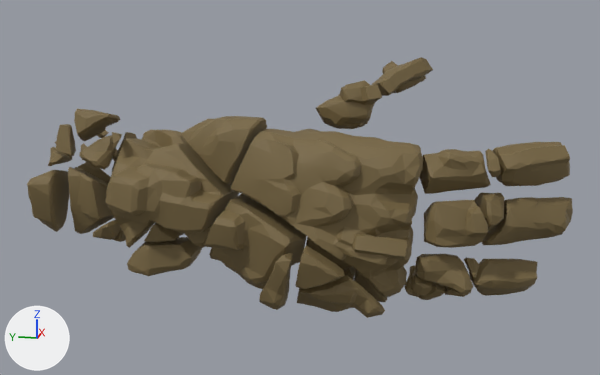
Renders of the FBX model cairn_unity/Assets/sally_hands2/sallyhands_002_left.fbx from each side of a commit.
The view is the same before and after, from a 50 mm lens placed at (-2.542, -0.34, 0.702), pointed at (0.001, 0.169, 0.066). Every picture has the same lights, and +X, +Y and +Z are marked at lower left. Where no turn or scale is listed for an object, it has been applied to the vertices.
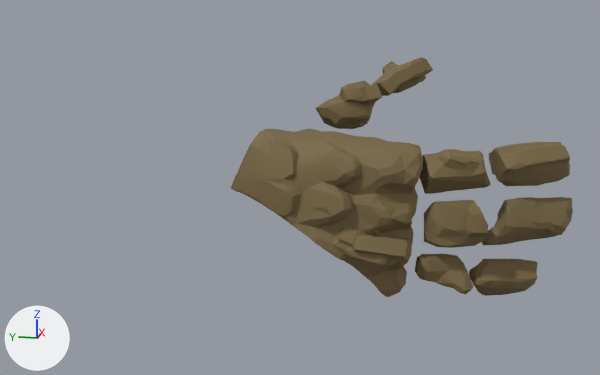
Location of each change, (x1, y1, x2, y2) in pixels of the pictures (600 x 375 px):
'sally-hands-002-left.011', deleted (brown)
    before: (106, 130, 240, 248)
'sally-hands-002-left.001', deleted (brown)
    before: (205, 194, 306, 289)
'sally-hands-002-left.003', deleted (brown)
    before: (181, 116, 267, 184)
'sally-hands-002-left.014', deleted (brown)
    before: (68, 162, 114, 234)
'sally-hands-002-left.009', deleted (brown)
    before: (297, 275, 385, 318)
'sally-hands-002-left.012', deleted (brown)
    before: (127, 237, 202, 276)
'sally-hands-002-left.016', deleted (brown)
    before: (27, 170, 69, 232)
'sally-hands-002-left.008', deleted (brown)
    before: (295, 245, 345, 289)
'sally-hands-002-left.010', deleted (brown)
    before: (259, 253, 293, 310)
'sally-hands-002-left.015', deleted (brown)
    before: (74, 109, 120, 141)
'sally-hands-002-left.005', deleted (brown)
    before: (79, 135, 116, 170)
'sally-hands-002-left.004', deleted (brown)
    before: (474, 193, 504, 231)
'sally-hands-002-left.017', deleted (brown)
    before: (54, 124, 76, 156)
'sally-hands-002-left.021', deleted (brown)
    before: (144, 223, 184, 242)
'sally-hands-002-left.007', deleted
    before: (354, 269, 388, 302)
'sally-hands-002-left.019', deleted
    before: (419, 281, 471, 300)
'sally-hands-002-left.023', deleted
    before: (93, 220, 121, 240)
'sally-hands-002-left.002', deleted
    before: (306, 237, 352, 271)
'sally-hands-002-left.025', deleted
    before: (485, 149, 501, 177)
'sally-hands-002-left.027', deleted
    before: (48, 147, 72, 166)
'sally-hands-002-left.031', deleted
    before: (464, 257, 480, 278)
'sally-hands-002-left.026', deleted
    before: (405, 266, 419, 297)
'sally-hands-002-left.020', deleted
    before: (112, 132, 137, 172)
'sally-hands-002-left.029', deleted
    before: (112, 132, 122, 148)
'sally-hands-002-left.006', deleted
    before: (344, 266, 356, 279)
'sally-hands-002-left.022', deleted
    before: (112, 229, 126, 242)
'sally-hands-002-left.024', deleted
    before: (97, 130, 109, 138)

Diff of the bpy script that builds the scene:
```diff
--- a/cairn_unity/Assets/sally_hands2/sallyhands_002_left.fbx.py
+++ b/cairn_unity/Assets/sally_hands2/sallyhands_002_left.fbx.py
@@ ob_sally_hands_002_left_016 @@
-ob_sally_hands_002_left_016 = bpy.data.objects.new('sally-hands-002-left.016', me_sally_hands_002_left_dec_6k_016)
@@ ob_sally_hands_002_left_025 @@
-ob_sally_hands_002_left_025 = bpy.data.objects.new('sally-hands-002-left.025', me_sally_hands_002_left_dec_6k_025)
@@ ob_sally_hands_002_left_008 @@
-ob_sally_hands_002_left_008 = bpy.data.objects.new('sally-hands-002-left.008', me_sally_hands_002_left_dec_6k_008)
@@ ob_sally_hands_002_left_001 @@
-ob_sally_hands_002_left_001 = bpy.data.objects.new('sally-hands-002-left.001', me_sally_hands_002_left_dec_6k_001)
@@ ob_sally_hands_002_left_003 @@
-ob_sally_hands_002_left_003 = bpy.data.objects.new('sally-hands-002-left.003', me_sally_hands_002_left_dec_6k_003)
@@ ob_sally_hands_002_left_031 @@
-ob_sally_hands_002_left_031 = bpy.data.objects.new('sally-hands-002-left.031', me_sally_hands_002_left_dec_6k_031)
@@ ob_sally_hands_002_left_024 @@
-ob_sally_hands_002_left_024 = bpy.data.objects.new('sally-hands-002-left.024', me_sally_hands_002_left_dec_6k_024)
@@ ob_sally_hands_002_left_004 @@
-ob_sally_hands_002_left_004 = bpy.data.objects.new('sally-hands-002-left.004', me_sally_hands_002_left_dec_6k_004)
@@ ob_sally_hands_002_left_029 @@
-ob_sally_hands_002_left_029 = bpy.data.objects.new('sally-hands-002-left.029', me_sally_hands_002_left_dec_6k_029)
@@ ob_sally_hands_002_left_010 @@
-ob_sally_hands_002_left_010 = bpy.data.objects.new('sally-hands-002-left.010', me_sally_hands_002_left_dec_6k_010)
@@ ob_sally_hands_002_left_002 @@
-ob_sally_hands_002_left_002 = bpy.data.objects.new('sally-hands-002-left.002', me_sally_hands_002_left_dec_6k_002)
@@ ob_sally_hands_002_left_023 @@
-ob_sally_hands_002_left_023 = bpy.data.objects.new('sally-hands-002-left.023', me_sally_hands_002_left_dec_6k_023)
@@ ob_sally_hands_002_left_027 @@
-ob_sally_hands_002_left_027 = bpy.data.objects.new('sally-hands-002-left.027', me_sally_hands_002_left_dec_6k_027)
@@ ob_sally_hands_002_left_015 @@
-ob_sally_hands_002_left_015 = bpy.data.objects.new('sally-hands-002-left.015', me_sally_hands_002_left_dec_6k_015)
@@ ob_sally_hands_002_left_014 @@
-ob_sally_hands_002_left_014 = bpy.data.objects.new('sally-hands-002-left.014', me_sally_hands_002_left_dec_6k_014)
@@ ob_sally_hands_002_left_005 @@
-ob_sally_hands_002_left_005 = bpy.data.objects.new('sally-hands-002-left.005', me_sally_hands_002_left_dec_6k_005)
@@ ob_sally_hands_002_left_007 @@
-ob_sally_hands_002_left_007 = bpy.data.objects.new('sally-hands-002-left.007', me_sally_hands_002_left_dec_6k_007)
@@ ob_sally_hands_002_left_011 @@
-ob_sally_hands_002_left_011 = bpy.data.objects.new('sally-hands-002-left.011', me_sally_hands_002_left_dec_6k_011)
@@ ob_sally_hands_002_left_009 @@
-ob_sally_hands_002_left_009 = bpy.data.objects.new('sally-hands-002-left.009', me_sally_hands_002_left_dec_6k_009)
@@ ob_sally_hands_002_left_020 @@
-ob_sally_hands_002_left_020 = bpy.data.objects.new('sally-hands-002-left.020', me_sally_hands_002_left_dec_6k_020)
@@ ob_sally_hands_002_left_006 @@
-ob_sally_hands_002_left_006 = bpy.data.objects.new('sally-hands-002-left.006', me_sally_hands_002_left_dec_6k_006)
@@ ob_sally_hands_002_left_026 @@
-ob_sally_hands_002_left_026 = bpy.data.objects.new('sally-hands-002-left.026', me_sally_hands_002_left_dec_6k_026)
@@ ob_sally_hands_002_left_012 @@
-ob_sally_hands_002_left_012 = bpy.data.objects.new('sally-hands-002-left.012', me_sally_hands_002_left_dec_6k_012)
@@ ob_sally_hands_002_left_019 @@
-ob_sally_hands_002_left_019 = bpy.data.objects.new('sally-hands-002-left.019', me_sally_hands_002_left_dec_6k_019)
@@ ob_sally_hands_002_left_022 @@
-ob_sally_hands_002_left_022 = bpy.data.objects.new('sally-hands-002-left.022', me_sally_hands_002_left_dec_6k_022)
@@ ob_sally_hands_002_left_021 @@
-ob_sally_hands_002_left_021 = bpy.data.objects.new('sally-hands-002-left.021', me_sally_hands_002_left_dec_6k_021)
@@ ob_sally_hands_002_left_017 @@
-ob_sally_hands_002_left_017 = bpy.data.objects.new('sally-hands-002-left.017', me_sally_hands_002_left_dec_6k_017)
```
